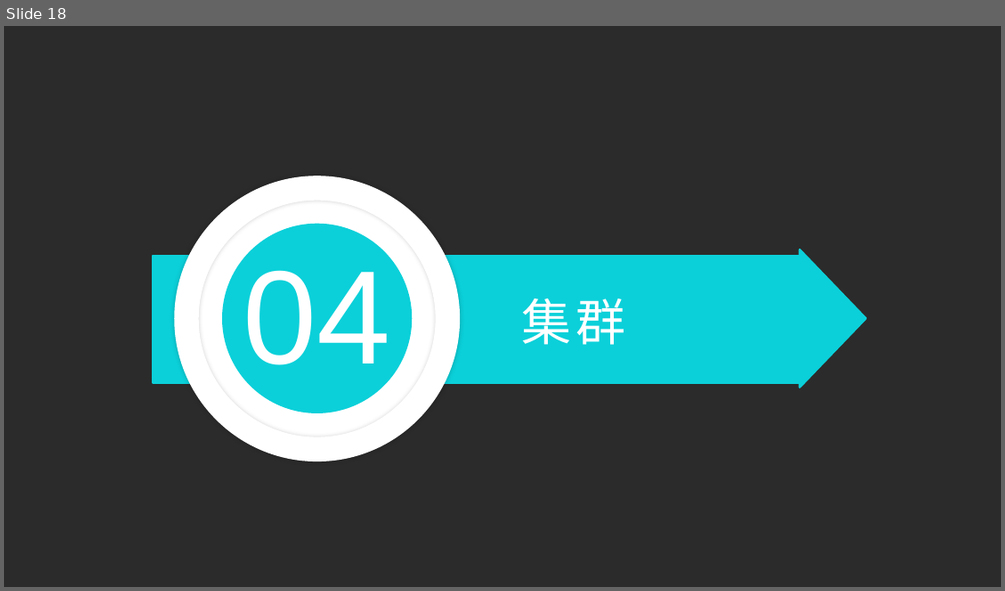
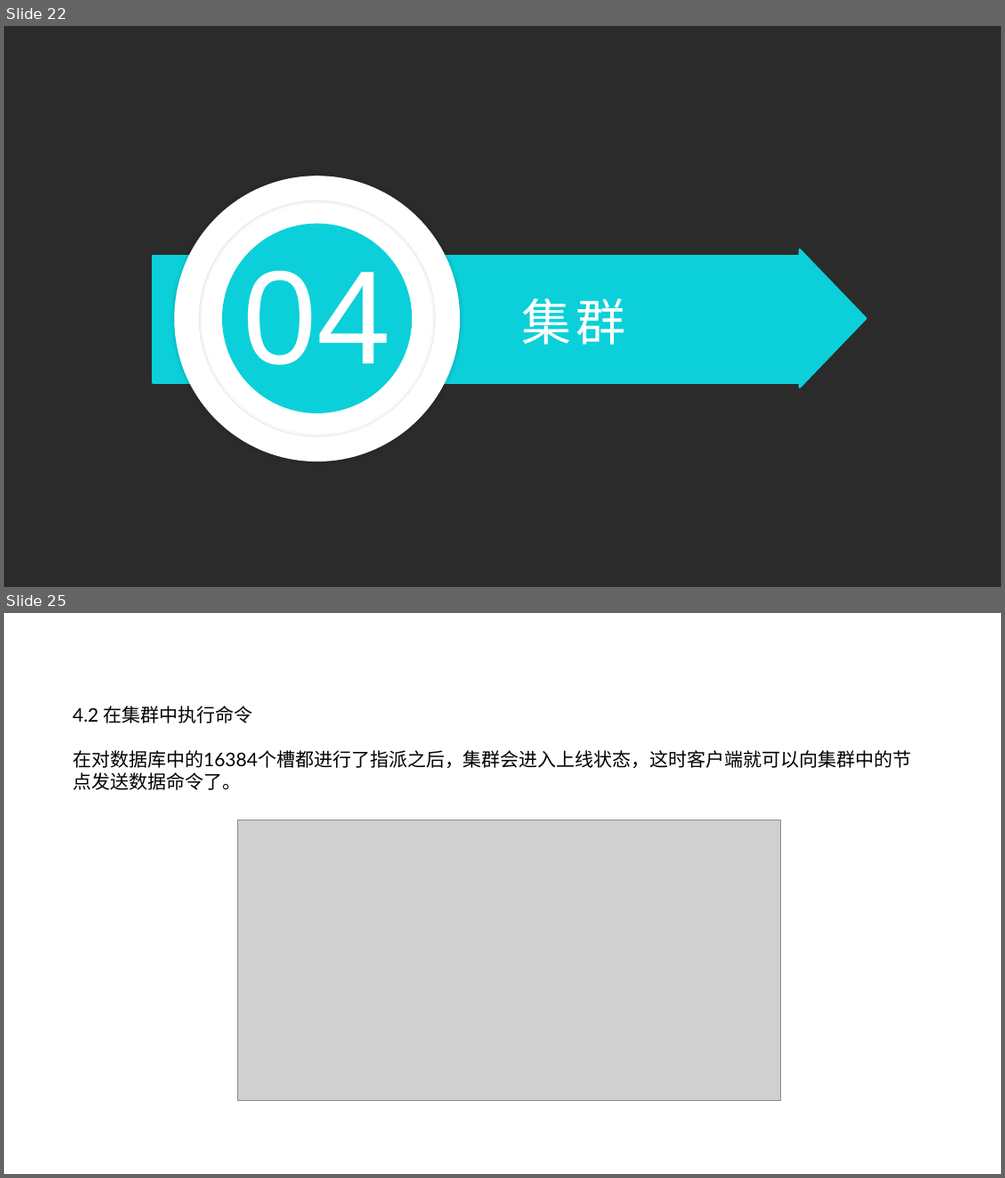
Before and after one commit to zhaozhiqiang8090/share-data, a slide deck: ppt/redis之多机数据库实现.pptx. Shown one above the other, each under a label of ours: slide 18 before the commit, slides 22 and 25 after it; the slides between them are not shown. The pictures are 1005x591 and 1005x1178 pixels, drawn with LibreOffice and Linux fonts; fonts in the diff are those of the drawing; grey boxes stand for pictures; background and template pictures are left out; a plain dark background stands for a picture behind light text. Boxes give left, top, right and bottom in pixels: in the first picture for what was removed or moved away, otherwise in the second. Text is boxed around its words. In the diff, an @@ line names an element or a change of style, - is before the commit and + after.

```diff
--- a/ppt/redis之多机数据库实现.pptx
+++ b/ppt/redis之多机数据库实现.pptx
@@ slide 25 added at (x1=4, y1=613, x2=1001, y2=1174), background picture (left out) @@
@@ text added at (x1=73, y1=706, x2=912, y2=790), 18 pt, text #000000 @@
+4.2 在集群中执行命令
+在对数据库中的16384个槽都进行了指派之后，集群会进入上线状态，这时客户端就可以向集群中的节点发送数据命令了。
@@ picture added at (x1=238, y1=820, x2=781, y2=1101) @@
@@ what was slide 18 is now slide 22 @@
```
Also in this commit, not shown: 10 slides changed, 11 other slides added, 4 slides removed, 4 other files.
